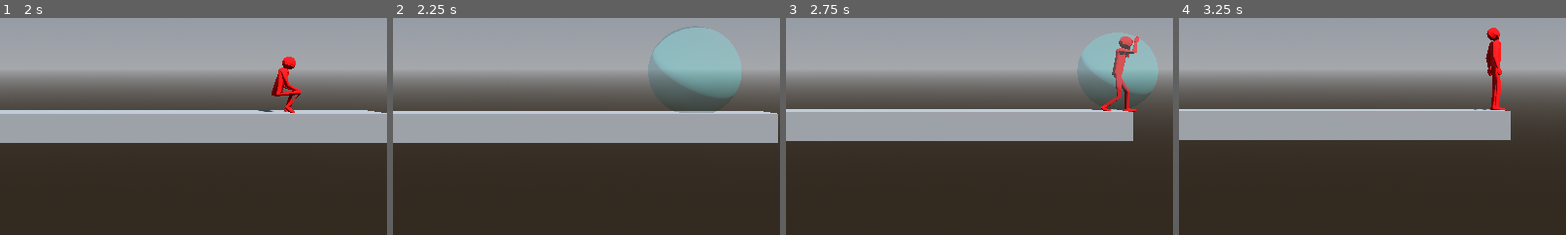
Above: before the commit, frames 1-4 (left to right).
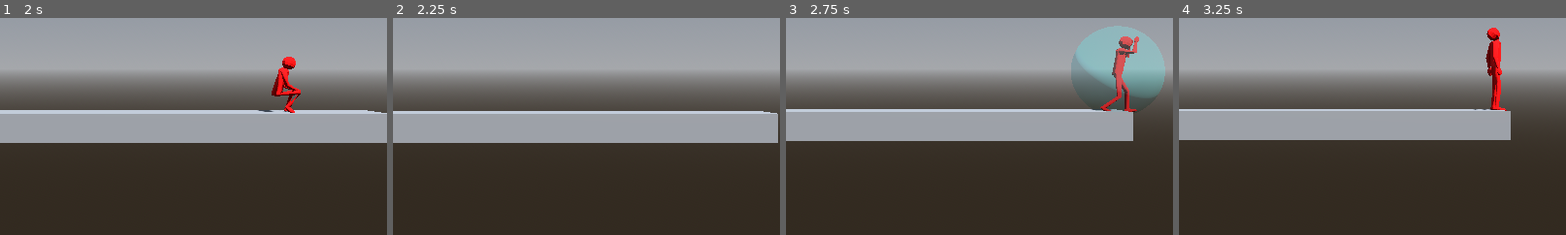
Above: after the commit, the same moments.

Repository: CocoMarck/SuperSmashTux
Game: Godot game, scene res://scenes/main.tscn
The game is run twice, just before and just after one commit, with the same random seed, the same clock (stepped at 60 frames per second) and the same inputs.
Inputs:
- Up to frame 1 (2 s): hold Right (player1_move_right) 0.53-1.28 s; tap K (player1_attack) at 0.6 s; tap / (player1_jump) at 0.77, 1.52 s; hold Down (player1_move_down) from 1.28 s (still down); tap O (player1_grab) at 1.35 s
- Up to frame 2 (2.25 s): release Down (player1_move_down) at 2.03 s; hold Right (player1_move_right) from 2.03 s (still down); hold P (player1_shield) from 2.03 s (still down)
- Up to frame 3 (2.75 s): keep holding Right (player1_move_right); keep holding P (player1_shield)
- Up to frame 4 (3.25 s): release Right (player1_move_right) at 2.78 s; release P (player1_shield) at 2.78 s; hold Up (player1_move_up) from 2.78 s (still down); tap . (player1_walk) at 2.85 s; tap / (player1_jump) at 3.02 s
The pictures show only the part of the screen within x 39-89%, y 38-88%; the shares and areas given below are measured in that part.

Frame 1 is identical in both runs. In frame 2, 2.2% of the frame differs, in the area x 65-90%, y 3-44%; in frame 3, 0.6%; in frame 4, nothing differs.

Commit message:
fix logic shield rolling errors

Diff:
--- a/scripts/fighter.gd
+++ b/scripts/fighter.gd
@@ -530,7 +530,6 @@
 	if _rolling():
 		_immunity_to_damage = true
 		_immunity_to_body_collide = true
-		_allow_shield = false
 		if _roll_backward:
 			_target_velocity.x = _roll_speed * (_last_x_direction*-1)
 		elif _roll_forward:
@@ -540,7 +539,6 @@
 			_roll_forward = false
 			_roll_backward = false
 			_immunity_to_damage = false
-			_allow_shield = true
 			_immunity_to_body_collide = false
 		_roll_time -= delta
 
@@ -635,7 +633,7 @@
 
 	# Anular ataque, grab, y shield
 	_allow_shield = true
-	if  _knockback_active or _heavy_hitstun_active or _holding_onto_the_ledge():
+	if  _knockback_active or _heavy_hitstun_active or _holding_onto_the_ledge() or _rolling():
 		_current_attack = null
 		_grab_time = 0.0
 		_allow_shield = false
